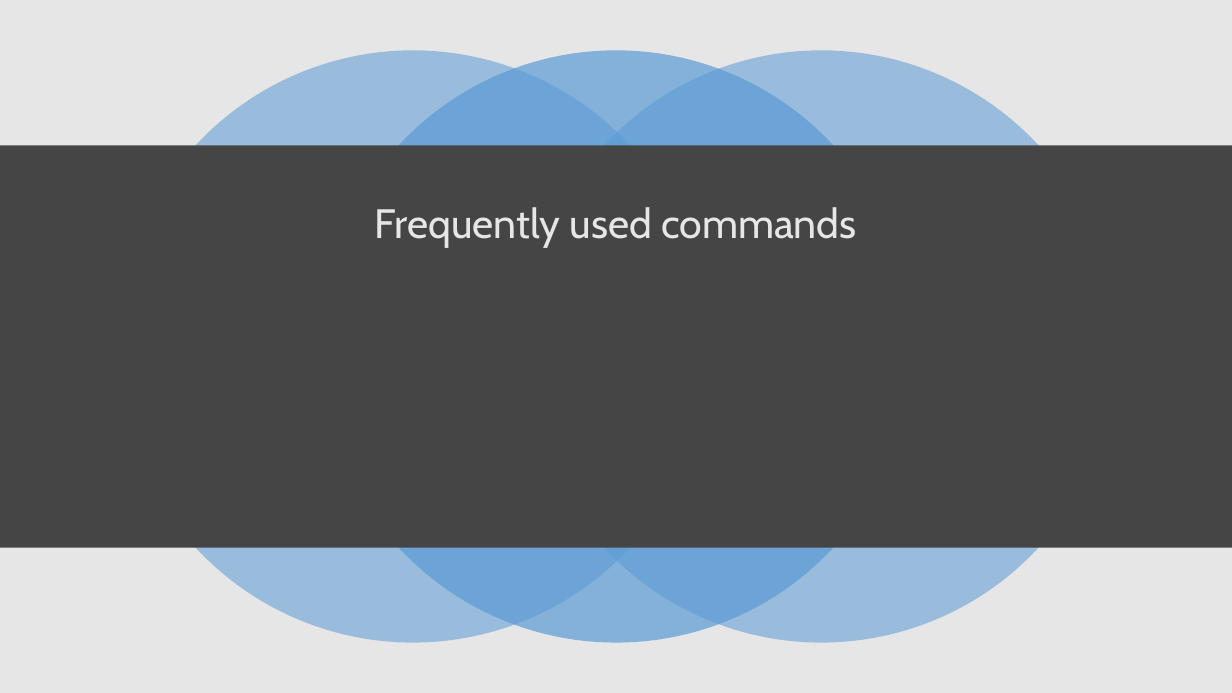
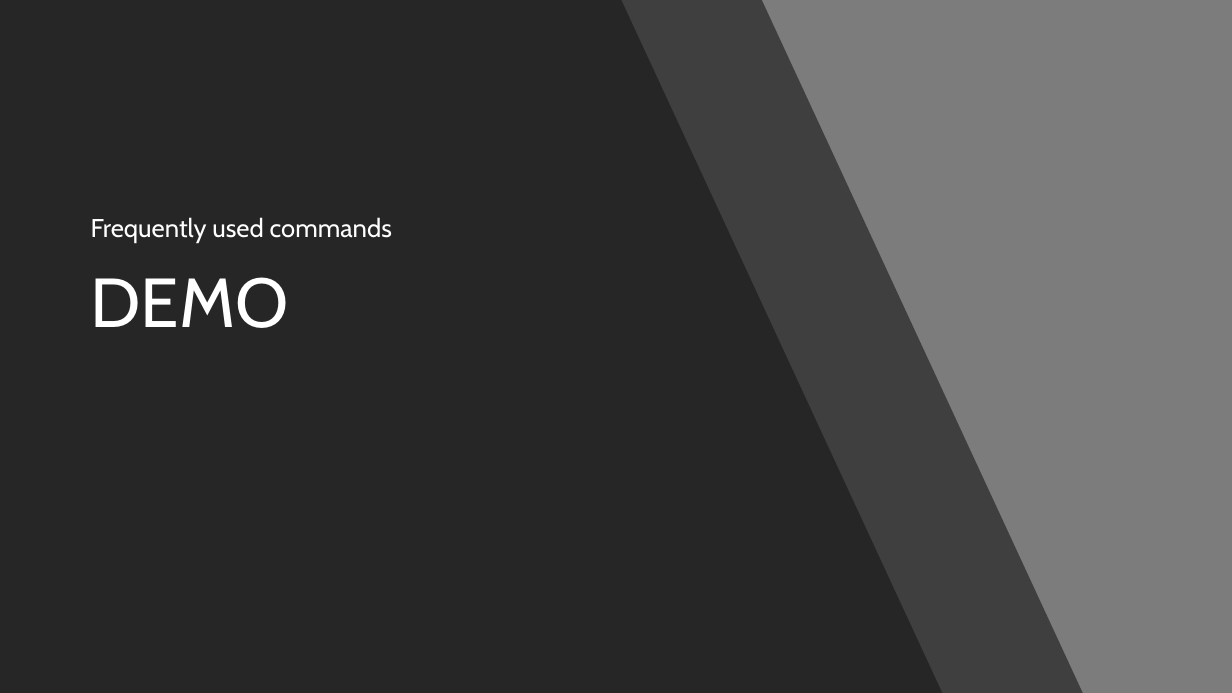
Before and after one commit to scottaddie/slide-decks, a slide deck: slide 5 of Tour de .NET Core CLI.pptx. Drawn at 1232x693 pixels with LibreOffice and Linux fonts; fonts in the diff are those of the drawing. Boxes give left, top, right and bottom in pixels: in the first picture for what was removed or moved away, otherwise in the second. Text is boxed around its words. In the diff, an @@ line names an element or a change of style, - is before the commit and + after.

```diff
--- a/Tour de .NET Core CLI.pptx
+++ b/Tour de .NET Core CLI.pptx
@@ background #454545 to #7C7C7C @@
@@ rectangle removed at [0, 0, 1232, 693] @@
@@ freeform shape added at [0, 0, 943, 693], fill #262626 @@
@@ freeform shape added at [126, 0, 1083, 693], fill #262626 at 70% opacity @@
@@ ellipse removed at [116, 51, 709, 643] @@
@@ ellipse removed at [320, 51, 912, 643] @@
@@ ellipse removed at [525, 51, 1117, 643] @@
@@ rectangle removed at [0, 145, 1232, 547] @@
@@ text "Frequently used commands": place and size @@
-text "Frequently used commands" at [375, 207, 857, 248]
+text "Frequently used commands" at [91, 217, 392, 243]
@@ text "Frequently used commands" at [91, 217, 392, 243]: size 32 to 20 pt, text colour #E7E6E6 to #FFFFFF; alignment centre to left; more space between paragraphs; vertical alignment middle to bottom @@
@@ title added at [91, 277, 289, 328], 54 pt, text #FFFFFF @@
+DEMO
```
Also in this commit, not shown: 1 other slide changed, 2 slides added.
